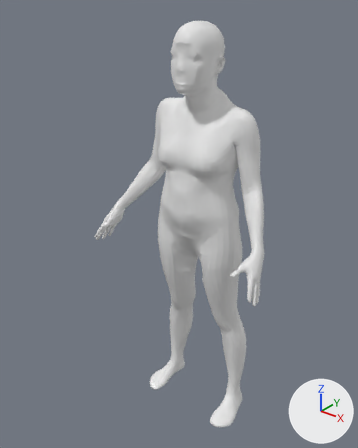
One commit to the glTF model fixtures/presets/female_rectangle_S_155.glb: the scene before it, then after it.
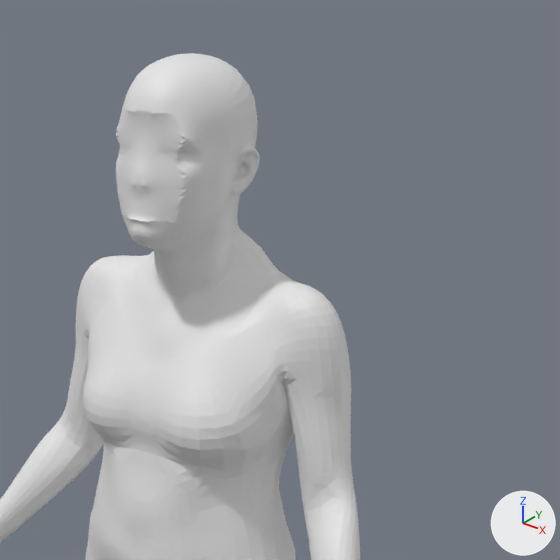
Old and new are each drawn whole from a 50 mm camera at (1.009, -1.392, 1.692) aimed at (-0.058, -0.059, 0.866) and again close up on the part from 35% to 95% of the width and 0% to 48% of the height. Lighting does not change. The marker at lower right points along +X, +Y and +Z. The last two pictures show the newer version.

The older version as bpy lines, for what is in view:
```python
me_geometry_0 = bpy.data.meshes.new('geometry_0')
me_geometry_0.from_pydata(...)  # 18439 vertices, 36874 faces; spans x -0.37..0.37, y -0.23..0.11, z 0.0..1.59
ob_geometry_0 = bpy.data.objects.new('geometry_0', me_geometry_0)
ob_geometry_0.location = (0.0, 0.0, 0.0)
```
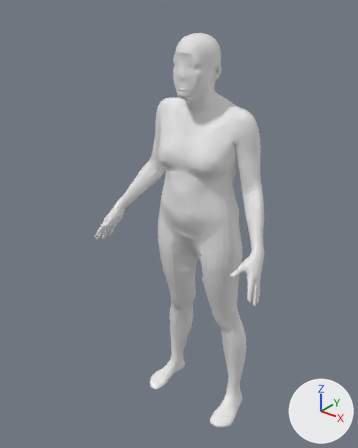
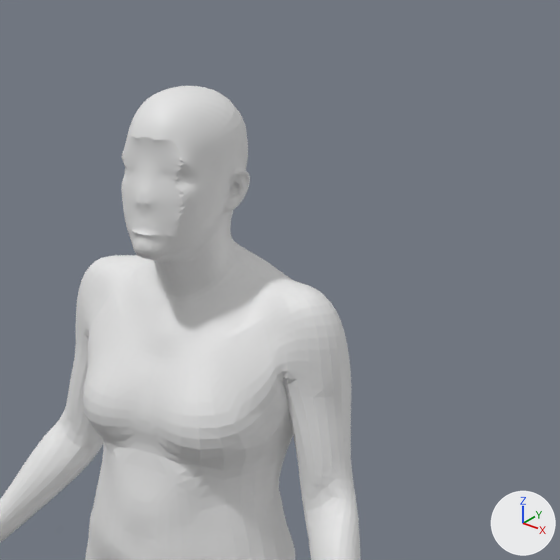
The change in detail:
me_geometry_0 is used by ob_geometry_0; location (0.0, 0.0, 0.0).
me_geometry_0 had 18439 vertices, 36874 faces and spanned x -0.37..0.37, y -0.23..0.11, z 0.0..1.59.
me_geometry_0 now has 18439 vertices, 36874 faces and spans x -0.37..0.37, y -0.23..0.11, z 0.0..1.55.
me_geometry_0 part 1: 5535 of the vertices in x -0.09..0.09, y -0.13..0.06, z 1.34..1.59 are scaled about their middle by (0.901, 0.905, 0.898), then moved by (0.0, 0.0, -0.02).

Pixel boxes (x1, y1, x2, y2) of what changed, in the close-ups (560 x 560 px; the box of a moved part takes in the faces that stretch with it):
'geometry_0', reshaped: before (0, 53, 360, 560); after (0, 86, 361, 560)
part 1 of me_geometry_0, moved or reshaped: before (116, 53, 274, 273); after (122, 86, 275, 273)
